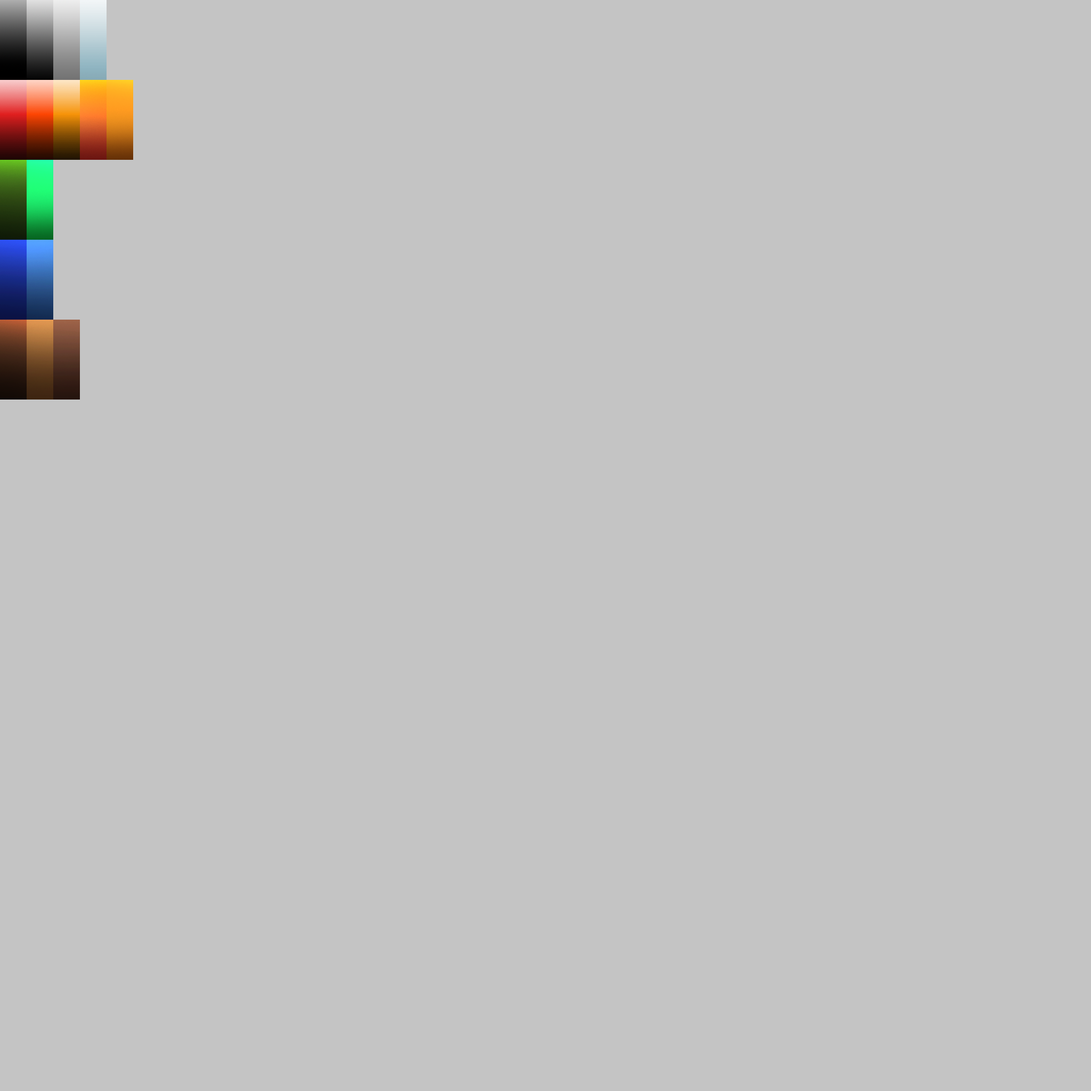
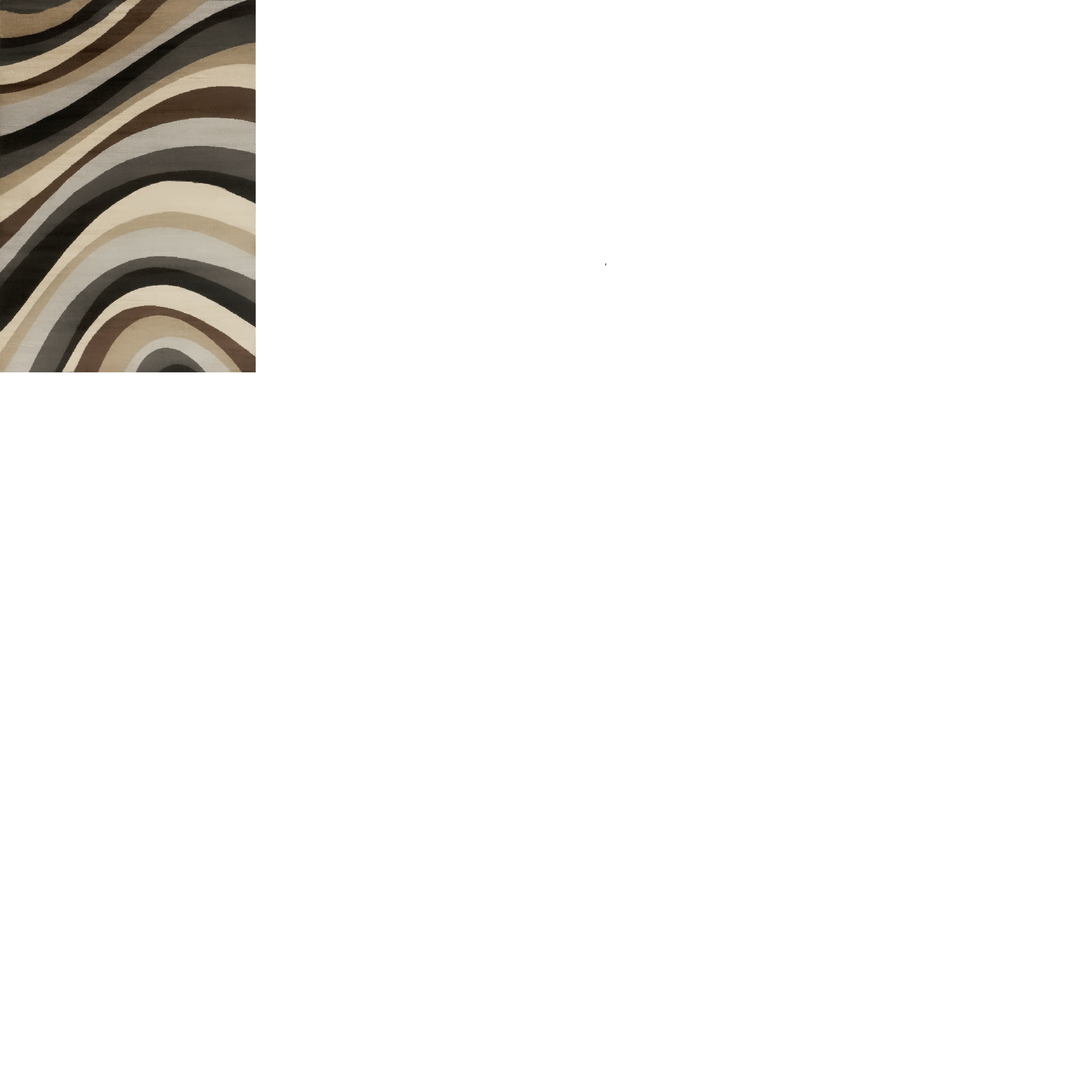
The second (1091, 1091) image is a revision of the first. Changes to its layers:
renamed "Layer 1 copy 10" to "Layer 2", painted on it over left=0, top=0, right=256, bottom=400
removed layer "Layer 1 copy 11" over left=53, top=319, right=80, bottom=400
removed layer "Layer 1 copy 6" over left=0, top=319, right=27, bottom=400
removed layer "Layer 1 copy 9" over left=26, top=239, right=54, bottom=320
removed layer "Layer 1 copy 8" over left=0, top=239, right=27, bottom=320
removed layer "Layer 1 copy 7" over left=0, top=159, right=27, bottom=240
removed layer "Layer 1 copy 14" over left=26, top=159, right=54, bottom=240
removed layer "Layer 1 copy 13" over left=106, top=79, right=134, bottom=160
removed layer "Layer 1 copy 5" over left=79, top=79, right=107, bottom=160
removed layer "Layer 1 copy 3" over left=53, top=79, right=80, bottom=160
removed layer "Layer 1 copy 2" over left=26, top=79, right=54, bottom=160
removed layer "Layer 1 copy" over left=0, top=79, right=27, bottom=160
removed layer "Layer 1 copy 12" over left=79, top=0, right=107, bottom=80
removed layer "Layer 1 copy 4" over left=53, top=0, right=80, bottom=80
renamed "original block" to "Layer 3", showed it, moved it above "Layer 1", painted on it over left=0, top=0, right=27, bottom=80
painted on "Layer 1" over left=26, top=0, right=608, bottom=266
removed layer "Gradient Fill 1" over left=0, top=0, right=27, bottom=80
painted on "Background" over left=0, top=0, right=1091, bottom=1091
